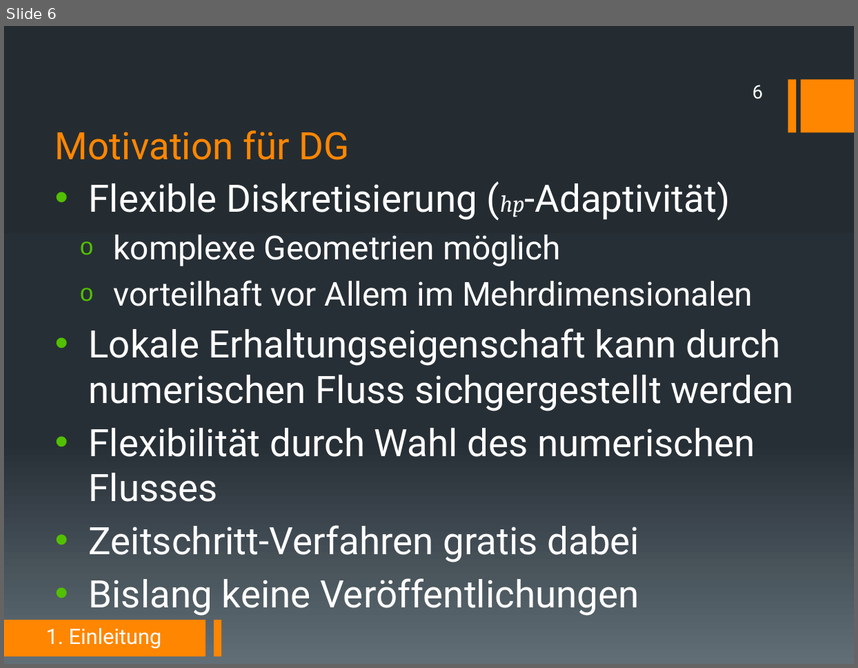
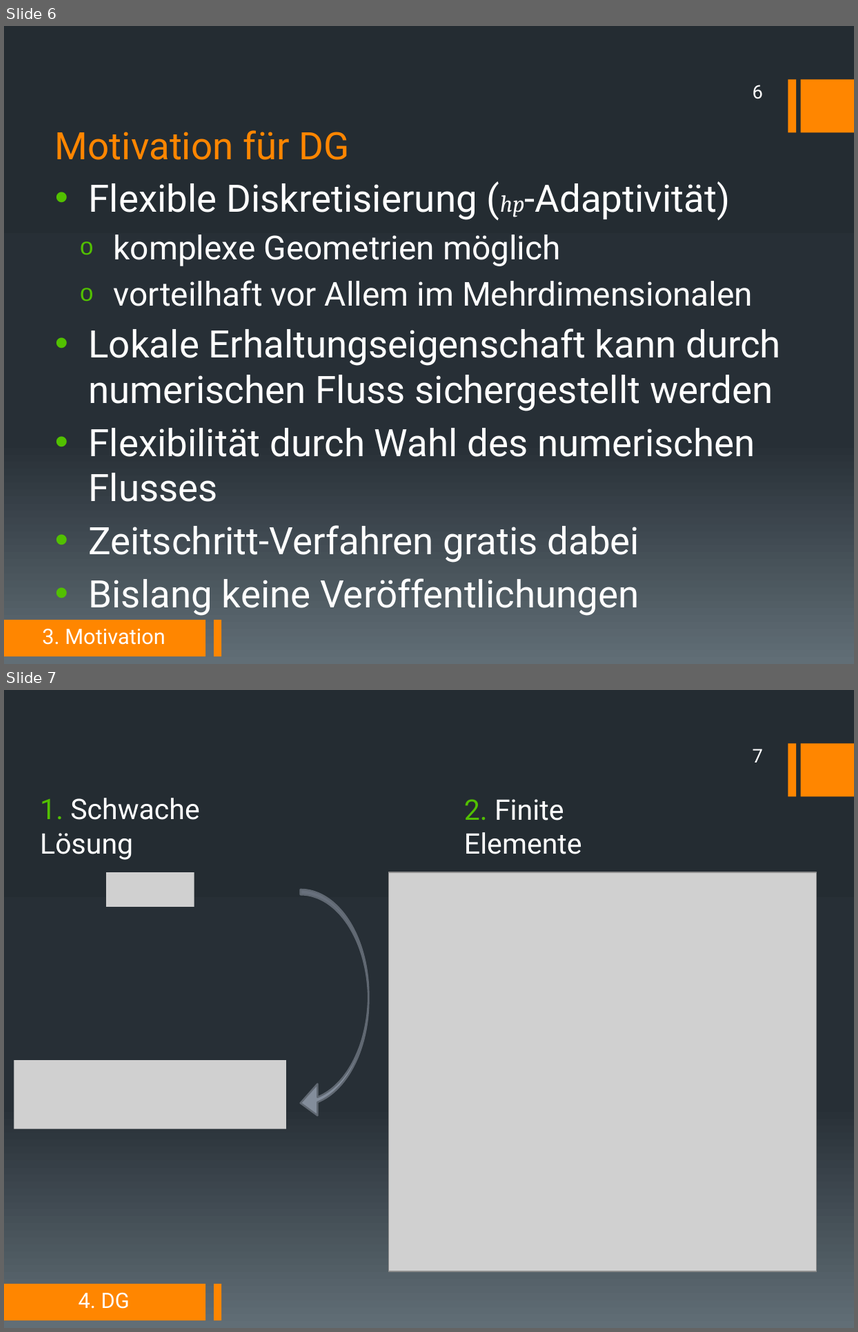
Before and after one commit to DerKleineGauss/Masterarbeit, a slide deck: Abschlussvortrag/Präsentation.pptx. Shown one above the other, each under a label of ours: slide 6 before the commit, slides 6 and 7 after it. The pictures are 858x668 and 858x1332 pixels, drawn with LibreOffice and Linux fonts; fonts in the diff are those of the drawing; grey boxes stand for pictures. Boxes give left, top, right and bottom in pixels: in the first picture for what was removed or moved away, otherwise in the second. Text is boxed around its words. In the diff, an @@ line names an element or a change of style, - is before the commit and + after.

```diff
--- a/Abschlussvortrag/Präsentation.pptx
+++ b/Abschlussvortrag/Präsentation.pptx
@@ slide 7 added at [4,690,854,1328], background gradient #242C33 to #273037 to #636D76; not listed: 4 template elements that a slide beside it also shows @@
@@ page number added at [753,749,763,762], 16 pt, text #FFFFFF @@
+7
@@ text added at [40,798,199,860], 24 pt, text #FFFFFF @@
+1. Schwache Lösung
@@ text added at [464,799,582,854], 24 pt, text #FFFFFF @@
+2. Finite Elemente
@@ picture added at [106,872,194,906] @@
@@ picture added at [389,872,817,1270] @@
@@ curved left arrow added at [301,890,369,1119], fill #838D9B, outline #616873 1.5 pt @@
@@ picture added at [14,1060,286,1129] @@
@@ text added at [79,1292,130,1308], 18 pt, text #FFFFFF @@
+4. DG
@@ slide 6 changed as well @@
@@ text at [88,328,781,411]: text changed @@
-• Lokale Erhaltungseigenschaft kann durch numerischen Fluss sichgergestellt werden
+• Lokale Erhaltungseigenschaft kann durch numerischen Fluss sichergestellt werden
@@ text at [42,628,165,644]: text changed @@
-1. Einleitung
+3. Motivation
```
Also in this commit, not shown: 6 other slides changed, 13 other slides added, 7 slides removed.
